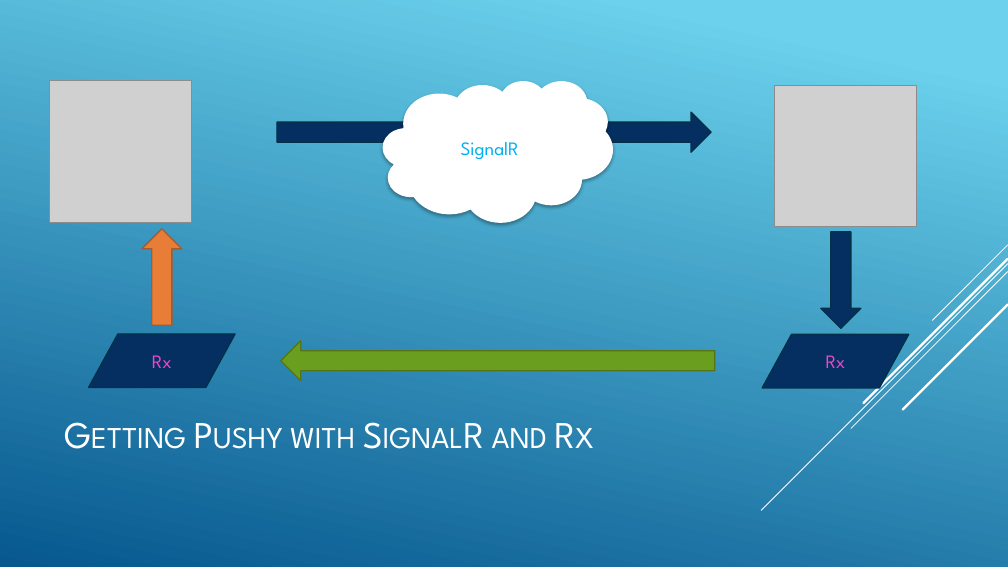
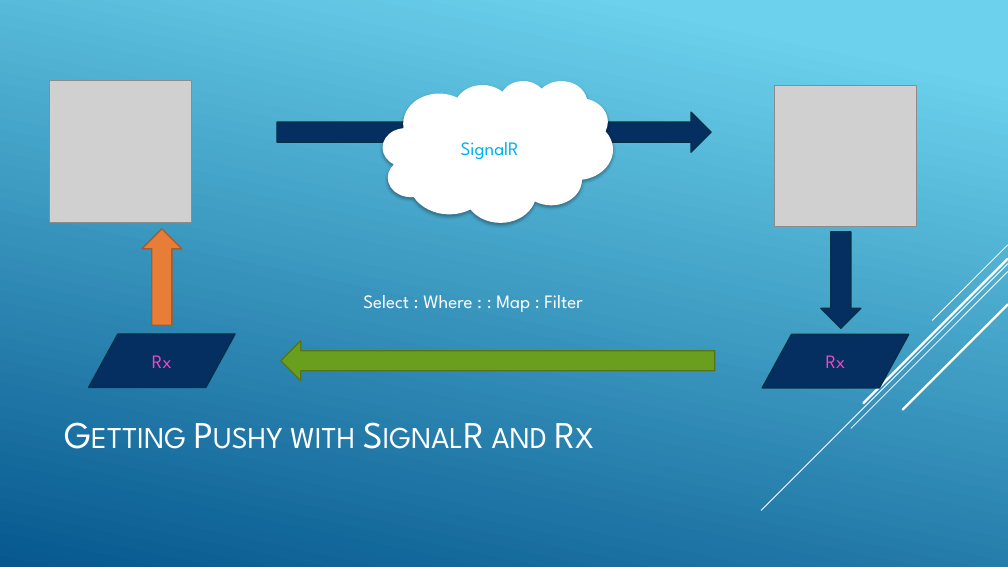
Before and after one commit to jwooley/SignalrRxSamples, a slide deck: slide 16 of Getting Pushy with SignalR and Rx.pptx (slide 12 before the commit). Drawn at 1008x567 pixels with LibreOffice and Linux fonts; fonts in the diff are those of the drawing; grey boxes stand for pictures. Boxes give left, top, right and bottom in pixels: in the first picture for what was removed or moved away, otherwise in the second. Text is boxed around its words. In the diff, an @@ line names an element or a change of style, - is before the commit and + after.

```diff
--- a/Getting Pushy with SignalR and Rx.pptx
+++ b/Getting Pushy with SignalR and Rx.pptx
@@ text added at (363, 295, 582, 312), 18 pt, text #FFFFFF @@
+Select : Where : : Map : Filter
```
Also in this commit, not shown: 2 other slides changed, 1 slide added, 12 other files.
